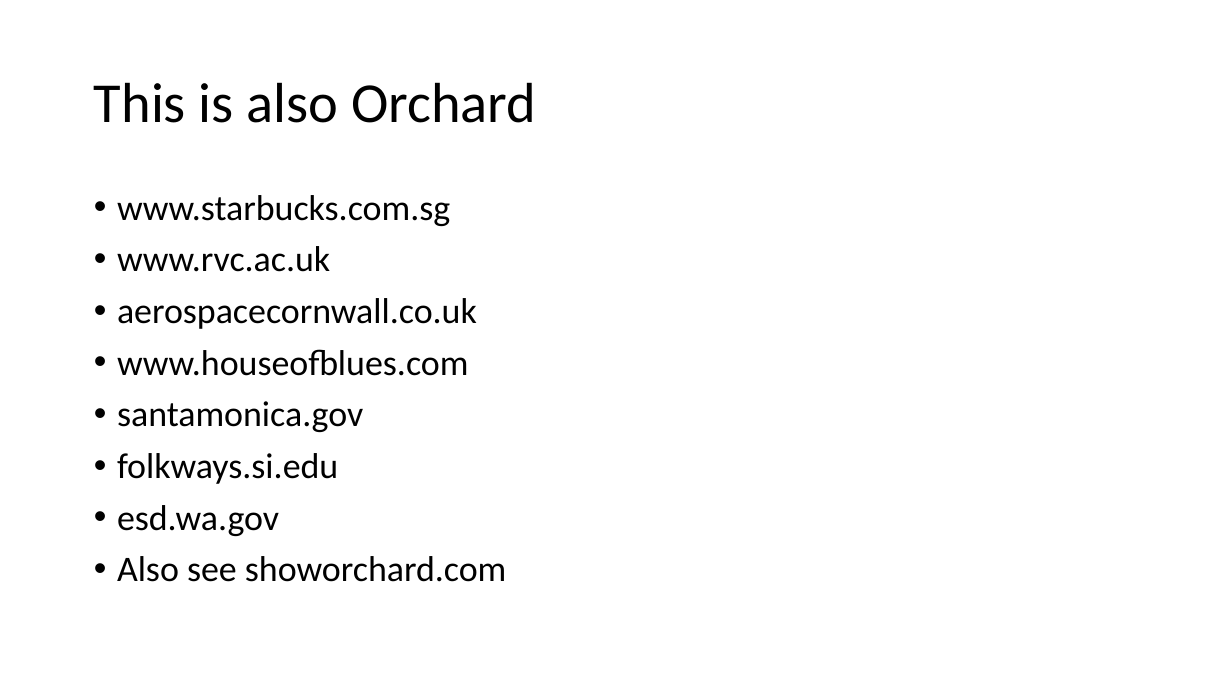
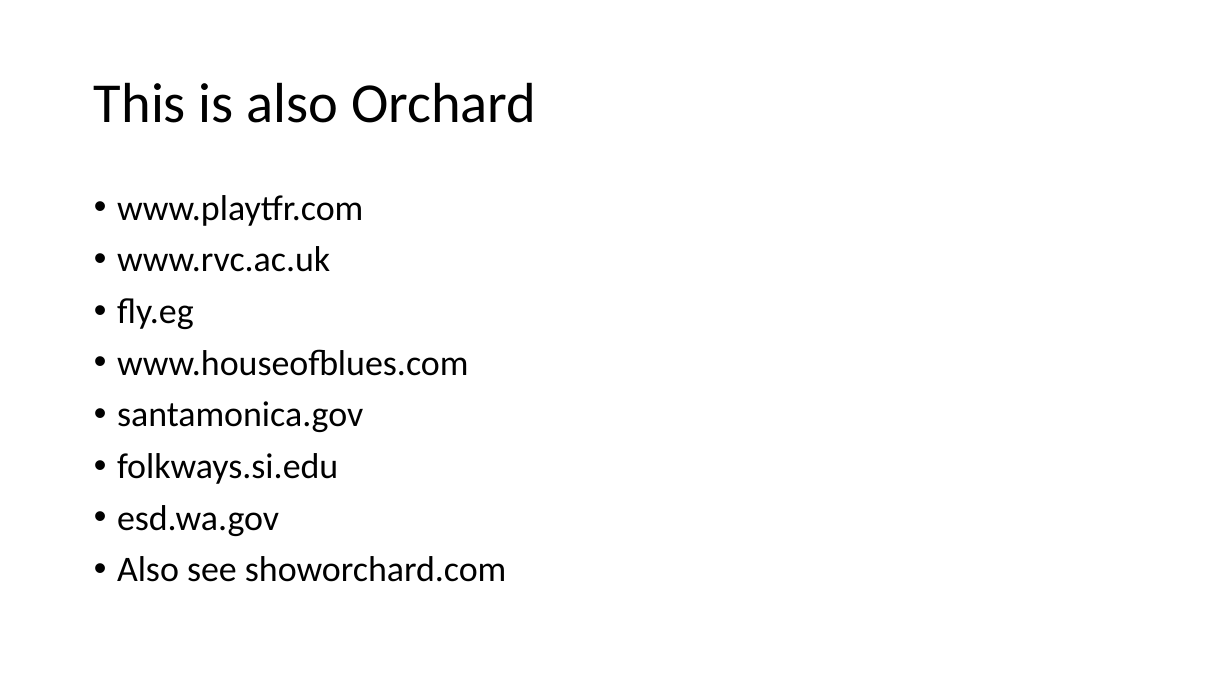
Before and after one commit to Lombiq/Orchard-Ambassadors-Toolbox, a slide deck: slide 10 of IntroductoryTalkTemplate/Orchard Core CMS introductory talk.pptx. Drawn at 1232x693 pixels with LibreOffice and Linux fonts; fonts in the diff are those of the drawing. Boxes give left, top, right and bottom in pixels: in the first picture for what was removed or moved away, otherwise in the second. Text is boxed around its words. In the diff, an @@ line names an element or a change of style, - is before the commit and + after.

```diff
--- a/IntroductoryTalkTemplate/Orchard Core CMS introductory talk.pptx
+++ b/IntroductoryTalkTemplate/Orchard Core CMS introductory talk.pptx
@@ text at bbox=[117, 195, 363, 226]: text changed @@
-• www.starbucks.com.sg
+• www.playtfr.com
@@ text at bbox=[117, 298, 194, 329]: text changed @@
-• aerospacecornwall.co.uk
+• fly.eg
```
Also in this commit, not shown: 3 other slides changed.
